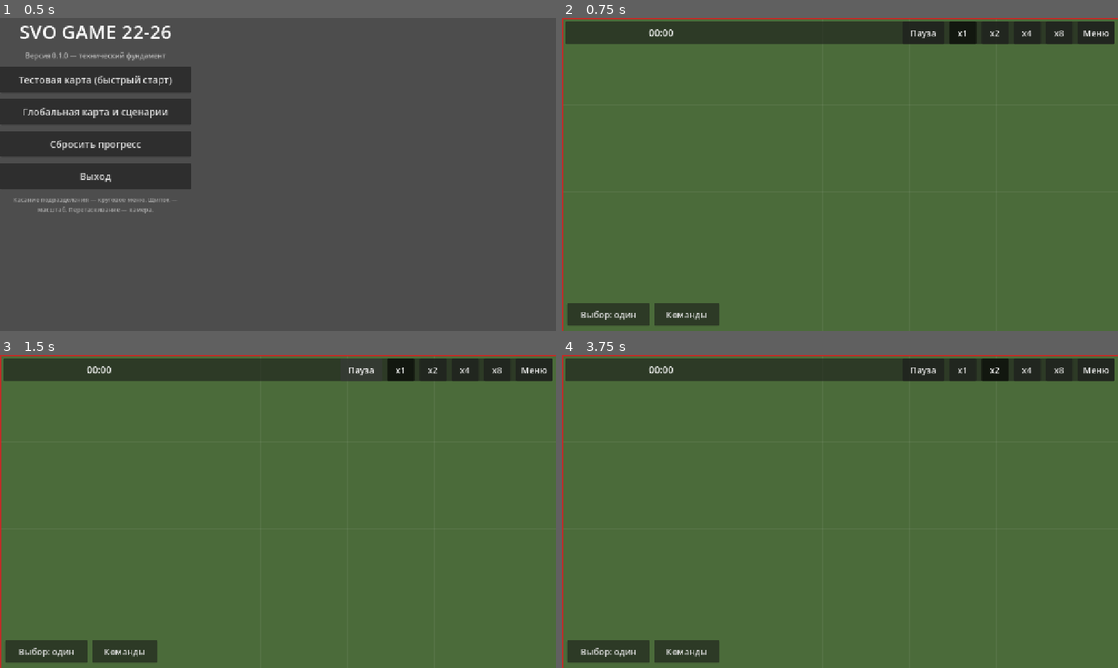
Above: before the commit, frames 1-4 (two rows, left to right).
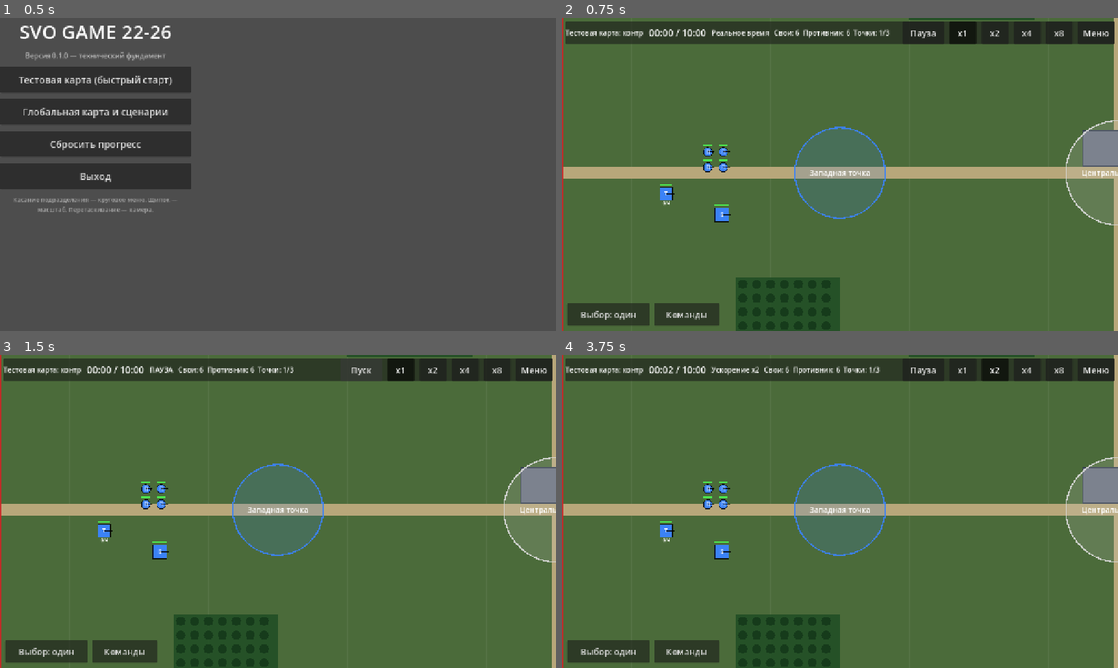
Above: after the commit, the same moments.

Repository: n13579azar-dotcom/SVO_GAME_22_26
Game: Godot game, scene res://scenes/main_menu/main_menu.tscn
Same seed, same stepped clock (60 frames per second), same inputs: the game is played once before the commit and once after it.
Inputs (mouse positions are in pixels of both pictures, inside the frame that each line leads up to):
- Up to frame 1 (0.5 s): no input
- Up to frame 2 (0.75 s): click "Тестовая карта (быстрый старт)" at 0.5 s
- Up to frame 3 (1.5 s): click "Пауза" at 1.25 s
- Up to frame 4 (3.75 s): click (923, 370) at 2 s, where only the run after the commit has a clickable "Пуск"; click "x1" at 2.75 s; click "x2" at 3.5 s

Frame 1 is identical in both runs. In frame 2, 14% of the frame differs, in the area x 0-100%, y 0-100%; in frame 3, 14%; in frame 4, 14%.
Error before the commit: Parse Error: Cannot infer the type of "d" variable because the value doesn't have a set type. (res://scripts/battle/battle.gd:242)

Commit message:
Configure Android APK build v0.1

Diff:
--- a/scripts/battle/battle.gd
+++ b/scripts/battle/battle.gd
@@ -225,7 +225,7 @@
 			continue
 		if u.faction_id == unit.faction_id:
 			continue
-		var d := unit.position.distance_squared_to(u.position)
+		var d: float = unit.position.distance_squared_to(u.position)
 		if d <= best_d:
 			best_d = d
 			best = u
@@ -239,7 +239,7 @@
 		if not is_instance_valid(u) or not u.alive or not u.is_player or u.carried_by != null:
 			continue
 		if u.contains_point(world_pos, pad):
-			var d := u.position.distance_squared_to(world_pos)
+			var d: float = u.position.distance_squared_to(world_pos)
 			if d < best_d:
 				best_d = d
 				best = u
@@ -273,7 +273,7 @@
 			continue
 		if u.capacity <= 0 or u.free_seats() <= 0:
 			continue
-		var d := u.position.distance_squared_to(pos)
+		var d: float = u.position.distance_squared_to(pos)
 		if d <= best_d:
 			best_d = d
 			best = u
Not shown, added: export_presets.cfg
